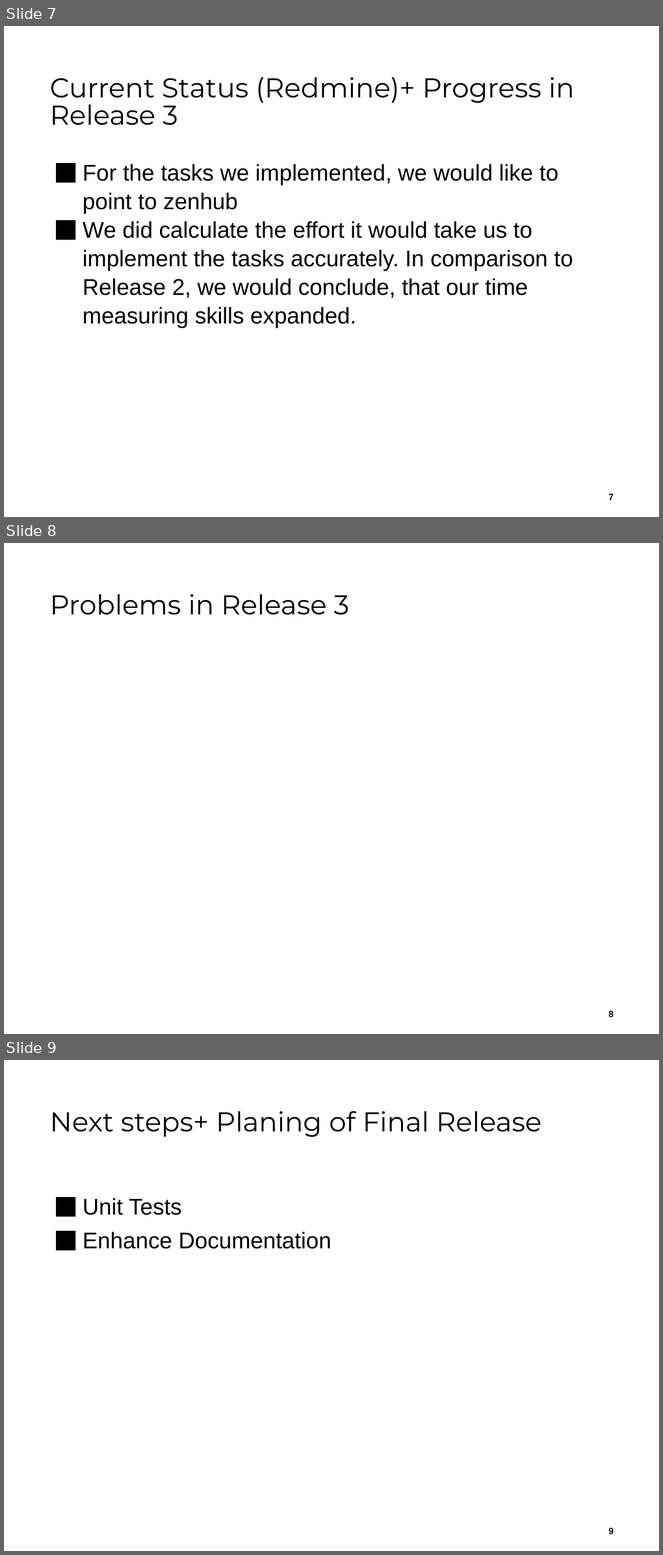
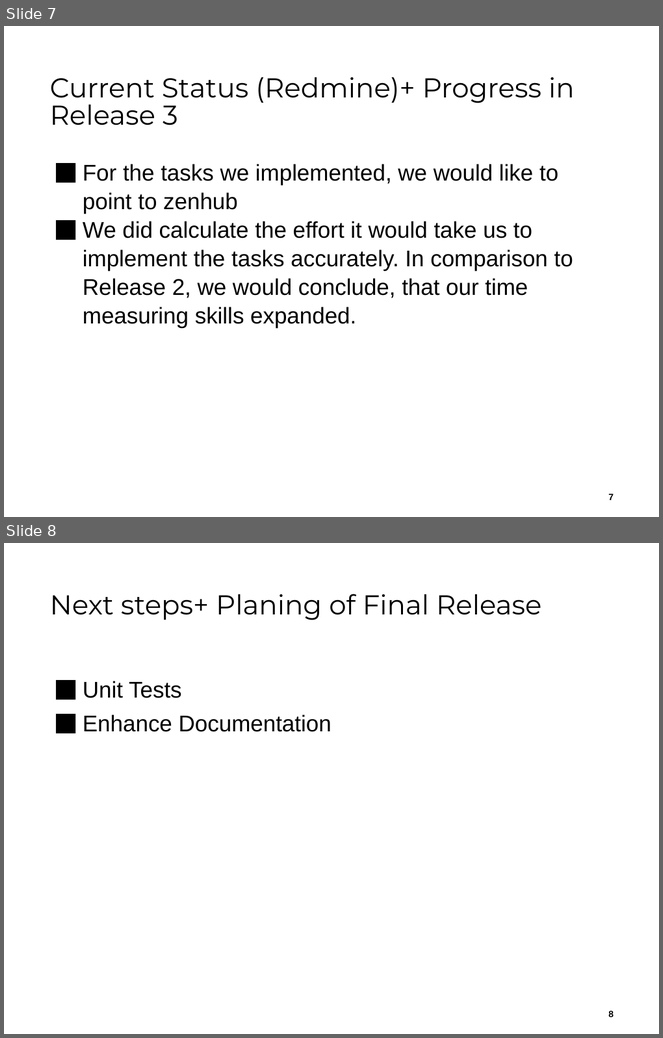
Before and after one commit to kevschuetz/exemplar-mgmt-system-swing, a slide deck: Documents/Release 3/ReleasePräsentation3__Team04.pptx. Shown one above the other, each under a label of ours: slides 7, 8 and 9 before the commit, slides 7 and 8 after it. The pictures are 663x1555 and 663x1038 pixels, drawn with LibreOffice and Linux fonts; fonts in the diff are those of the drawing; background and template pictures are left out. Boxes give left, top, right and bottom in pixels: in the first picture for what was removed or moved away, otherwise in the second. Text is boxed around its words. In the diff, an @@ line names an element or a change of style, - is before the commit and + after.

```diff
--- a/Documents/Release 3/ReleasePräsentation3__Team04.pptx
+++ b/Documents/Release 3/ReleasePräsentation3__Team04.pptx
@@ slide 8 removed at (4, 543, 659, 1034), background #FFFFFF @@
@@ title removed at (50, 594, 350, 615) @@
-Problems in Release 3
@@ page number removed at (608, 1011, 614, 1017) @@
-8
@@ what was slide 9 is now slide 8 @@
```
Also in this commit, not shown: 2 slides changed, 2 other files.
